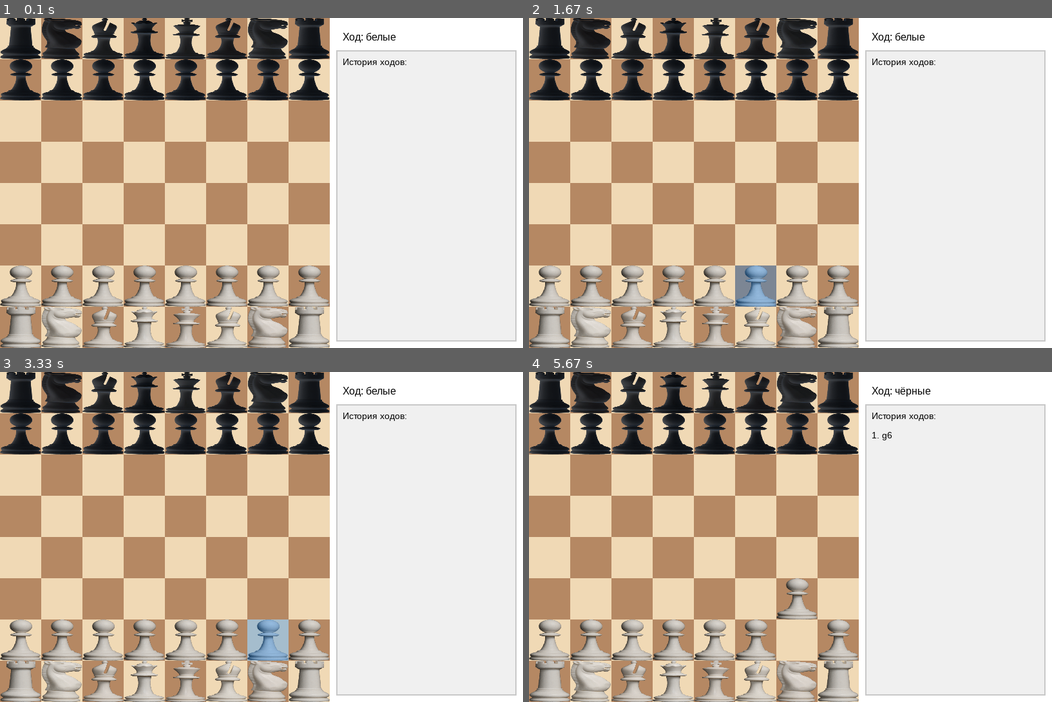
Above: before the commit, frames 1-4 (two rows, left to right).
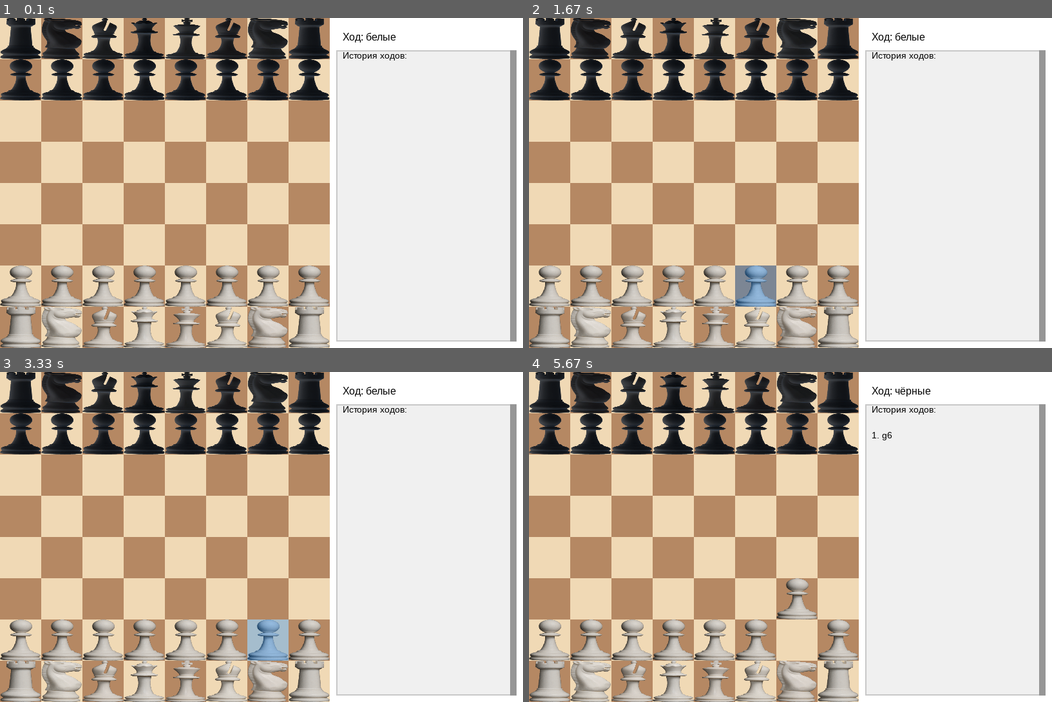
Above: after the commit, the same moments.

Repository: antonnekipelov/Chess_pygame
Game: pygame game, started from board.py
Same seed, same stepped clock (60 frames per second), same inputs: the game is played once before the commit and once after it.
Inputs (mouse positions are in pixels of both pictures, inside the frame that each line leads up to):
- Up to frame 1 (0.1 s): no input
- Up to frame 2 (1.67 s): press the mouse at (753, 268) at 0.93 s; move the mouse to (675, 169) at 1.03 s; release the mouse at (596, 74) at 1.17 s; press the mouse at (753, 268) at 1.27 s; move the mouse to (680, 183) at 1.37 s; release the mouse at (612, 100) at 1.5 s; press the mouse at (753, 268) at 1.6 s
- Up to frame 3 (3.33 s): move the mouse to (214, 563) at 1.7 s; release the mouse at (203, 500) at 1.83 s; click (266, 612) at 1.95 s; click (256, 652) at 2.62 s; press the mouse at (256, 652) at 2.93 s; move the mouse to (188, 645) at 3.03 s; release the mouse at (125, 642) at 3.17 s; press the mouse at (256, 652) at 3.27 s
- Up to frame 4 (5.67 s): move the mouse to (858, 566) at 3.37 s; release the mouse at (936, 480) at 3.5 s; press the mouse at (785, 652) at 3.6 s; move the mouse to (774, 652) at 3.7 s; release the mouse at (764, 655) at 3.83 s; press the mouse at (785, 652) at 3.93 s; move the mouse to (691, 619) at 4.03 s; release the mouse at (596, 589) at 4.17 s; press the mouse at (785, 652) at 4.27 s; move the mouse to (821, 599) at 4.37 s; release the mouse at (863, 546) at 4.5 s; press the mouse at (785, 652) at 4.6 s; move the mouse to (748, 553) at 4.7 s; release the mouse at (717, 457) at 4.83 s; press the mouse at (785, 652) at 4.93 s; move the mouse to (691, 576) at 5.03 s; release the mouse at (596, 500) at 5.17 s; press the mouse at (785, 652) at 5.27 s; move the mouse to (827, 589) at 5.37 s; release the mouse at (874, 527) at 5.5 s; click (811, 583) at 5.62 s

The runs differ from the first frame. In frame 1, 1.3% of the frame differs, in the area x 65-99%, y 9-99%; in frame 2, 1.3%; in frame 3, 1.3%; in frame 4, 1.3%.

Commit message:
fix castling and add a scrollbar to the move history

Diff:
--- a/board.py
+++ b/board.py
@@ -14,7 +14,7 @@
     def __init__(self):
         pygame.init()
         self.screen = pygame.display.set_mode((COLS * TILE_SIZE + 300, ROWS * TILE_SIZE))
-        pygame.display.set_caption("Chess")
+        pygame.display.set_caption("Шахматы")
 
         self.pieces = []
         self.current_turn = Color.WHITE
@@ -33,9 +33,16 @@
         self.font = pygame.font.SysFont('Arial', 16)
         self.turn_label = self.create_label("Ход: белые", (COLS * TILE_SIZE + 20, 20))
 
+        # Параметры для истории ходов с полосой прокрутки
         self.move_history_rect = pygame.Rect(COLS * TILE_SIZE + 10, 50, 280, ROWS * TILE_SIZE - 60)
         self.move_history_font = pygame.font.SysFont('Arial', 14)
         self.move_history_surface = pygame.Surface((280, ROWS * TILE_SIZE - 60))
+        self.scroll_y = 0  # Текущая позиция прокрутки
+        self.scroll_bar_rect = pygame.Rect(COLS * TILE_SIZE + 280, 50, 10, ROWS * TILE_SIZE - 60)  # Полоса прокрутки
+        self.scroll_thumb_rect = pygame.Rect(COLS * TILE_SIZE + 280, 50, 10, 50)  # Бегунок прокрутки
+        self.scroll_dragging = False  # Флаг перетаскивания бегунка
+        self.scroll_start_y = 0  # Начальная позиция при перетаскивании
+        self.content_height = 0  # Общая высота содержимого
 
         self.create_board()
         self.add_pieces()
@@ -210,9 +217,48 @@
 
 
     def handle_events(self):
+        """Обработка событий, включая прокрутку"""
         for event in pygame.event.get():
             if event.type == pygame.QUIT:
                 return False
+            # Прокрутка колесом мыши
+            if event.type == pygame.MOUSEWHEEL:
+                max_scroll = max(0, self.content_height - (ROWS * TILE_SIZE - 60))
+                self.scroll_y = max(0, min(max_scroll, self.scroll_y - event.y * 20))
+
+            # Начало перетаскивания бегунка
+            if event.type == pygame.MOUSEBUTTONDOWN and event.button == 1:
+                if self.scroll_thumb_rect.collidepoint(event.pos):
+                    self.scroll_dragging = True
+                    self.scroll_start_y = event.pos[1] - self.scroll_thumb_rect.y
+
+            # Конец перетаскивания
+            if event.type == pygame.MOUSEBUTTONUP and event.button == 1:
+                self.scroll_dragging = False
+
+            # Перетаскивание бегунка
+            if event.type == pygame.MOUSEMOTION and self.scroll_dragging:
+                max_scroll = max(0, self.content_height - (ROWS * TILE_SIZE - 60))
+                if max_scroll > 0:
+                    new_y = event.pos[1] - self.scroll_start_y
+                    new_y = max(50, min(new_y, 50 + (ROWS * TILE_SIZE - 60) - self.scroll_thumb_rect.height))
+
+                    scroll_ratio = (new_y - 50) / ((ROWS * TILE_SIZE - 60) - self.scroll_thumb_rect.height)
+                    self.scroll_y = scroll_ratio * max_scroll
+
+            # Обработка превращения пешки
+            if self.promotion_pawn:
+                if event.type == pygame.MOUSEBUTTONDOWN and event.button == 1:
+                    self.handle_promotion_choice(pygame.mouse.get_pos())
+                continue
+
+            if event.type == pygame.MOUSEBUTTONDOWN and event.button == 1:
+                # Игнорируем клики на полосе прокрутки
+                if COLS * TILE_SIZE + 280 <= event.pos[0] <= COLS * TILE_SIZE + 290:
+                    continue
+
+                mouse_pos = pygame.mouse.get_pos()
+                cell = (mouse_pos[0] // TILE_SIZE, mouse_pos[1] // TILE_SIZE)
 
             # Обработка превращения пешки
             if self.promotion_pawn:
@@ -371,30 +417,53 @@
                 self.move_list.append(f"1... {move}")
 
     def draw_move_history(self):
+        """Отрисовка истории ходов с полосой прокрутки и фиксированным заголовком"""
+        # Очищаем поверхность
         self.move_history_surface.fill((240, 240, 240))
         pygame.draw.rect(self.move_history_surface, (200, 200, 200), (0, 0, 280, ROWS * TILE_SIZE - 60), 2)
 
-        title = self.move_history_font.render("История ходов:", True, (0, 0, 0))
-        self.move_history_surface.blit(title, (10, 10))
-
-        y_offset = 40
+        # Отрисовка ходов с учетом прокрутки
+        y_offset = 40 - self.scroll_y
         column_width = 120
 
+        # Вычисляем общую высоту содержимого
+        self.content_height = 40 + len(self.move_list) * 20
+
+        # Отрисовываем только видимые ходы
         for move in self.move_list:
             parts = move.split(' ')
             if len(parts) >= 2:
-                # Номер хода + ход белых
+                # Ход белых
                 white_part = f"{parts[0]} {parts[1]}"
                 white_text = self.move_history_font.render(white_part, True, (0, 0, 0))
-                self.move_history_surface.blit(white_text, (10, y_offset))
+                if 0 <= y_offset < ROWS * TILE_SIZE - 70:  # Проверка видимости
+                    self.move_history_surface.blit(white_text, (10, y_offset))
 
                 # Ход черных (если есть)
                 if len(parts) >= 3:
                     black_text = self.move_history_font.render(parts[2], True, (0, 0, 0))
-                    self.move_history_surface.blit(black_text, (10 + column_width, y_offset))
+                    if 0 <= y_offset < ROWS * TILE_SIZE - 70:  # Проверка видимости
+                        self.move_history_surface.blit(black_text, (10 + column_width, y_offset))
             y_offset += 20
 
+        # Отображаем поверхность с историей ходов
         self.screen.blit(self.move_history_surface, (COLS * TILE_SIZE + 10, 50))
+
+        # Отрисовываем заголовок НАД поверхностью с прокруткой (фиксированная позиция)
+        title = self.move_history_font.render("История ходов:", True, (0, 0, 0))
+        self.screen.blit(title, (COLS * TILE_SIZE + 20, 50))
+
+        # Отрисовка полосы прокрутки
+        pygame.draw.rect(self.screen, (220, 220, 220), self.scroll_bar_rect)
+
+        # Вычисление размера и позиции бегунка
+        visible_ratio = min(1.0, (ROWS * TILE_SIZE - 60) / max(1, self.content_height))
+        thumb_height = max(20, (ROWS * TILE_SIZE - 60) * visible_ratio)
+        max_scroll = max(0, self.content_height - (ROWS * TILE_SIZE - 60))
+        thumb_position = 50 + (self.scroll_y / max_scroll) * ((ROWS * TILE_SIZE - 60) - thumb_height) if max_scroll > 0 else 50
+
+        self.scroll_thumb_rect = pygame.Rect(COLS * TILE_SIZE + 280, thumb_position, 10, thumb_height)
+        pygame.draw.rect(self.screen, (150, 150, 150), self.scroll_thumb_rect)
 
     def show_draw_popup(self, message):
         print(message)
--- a/king.py
+++ b/king.py
@@ -23,6 +23,10 @@
 
         # === РОКИРОВКА ===
         if not self.has_moved and abs(dx) == 2 and dy == 0:
+            # Проверяем, находится ли король под шахом
+            if self.is_under_attack(self.position, pieces):
+                return False
+
             direction = 1 if new_position[0] > self.position[0] else -1
             rook_x = 7 if direction == 1 else 0
             rook_pos = (rook_x, self.position[1])
@@ -41,14 +45,25 @@
             step = direction
             current = self.position[0] + step
             while current != rook_pos[0]:
-                if any(p.position == (current, self.position[1]) for p in pieces):
+                # Проверяем, не атакована ли клетка и свободна ли она
+                if any(p.position == (current, self.position[1]) for p in pieces) or \
+                self.is_under_attack((current, self.position[1]), pieces):
                     return False
                 current += step
+
+            # Проверяем, не будет ли король под шахом после рокировки
+            king_intermediate_pos = (self.position[0] + direction, self.position[1])
+            if self.is_under_attack(king_intermediate_pos, pieces):
+                return False
 
             return True
 
         # === Обычный ход короля ===
         if dx > 1 or dy > 1:
+            return False
+
+        # Проверяем, не будет ли король под шахом после хода
+        if self.is_under_attack(new_position, pieces):
             return False
 
         # Нельзя приближаться к вражескому королю
